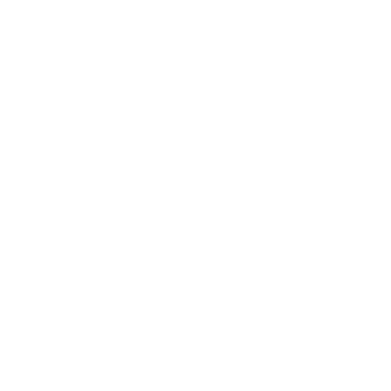
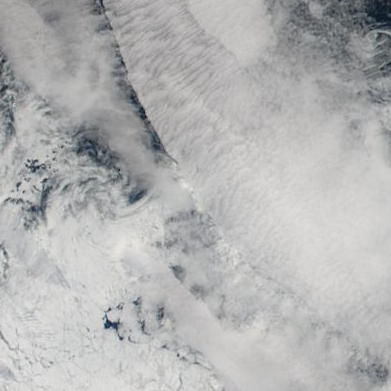
Comparing the layer stacks of the two 391x391 images. Changes:
added layer "176_bering_strait_100km_20130423.aqua.truecolor.250m" above "landfast ice" over <box>0,0,391,391</box>
